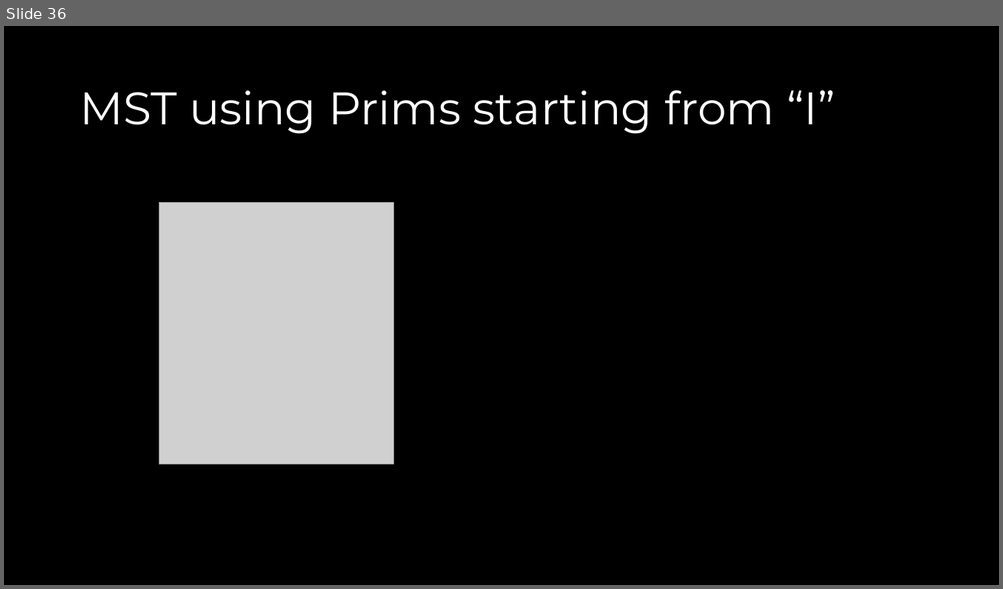
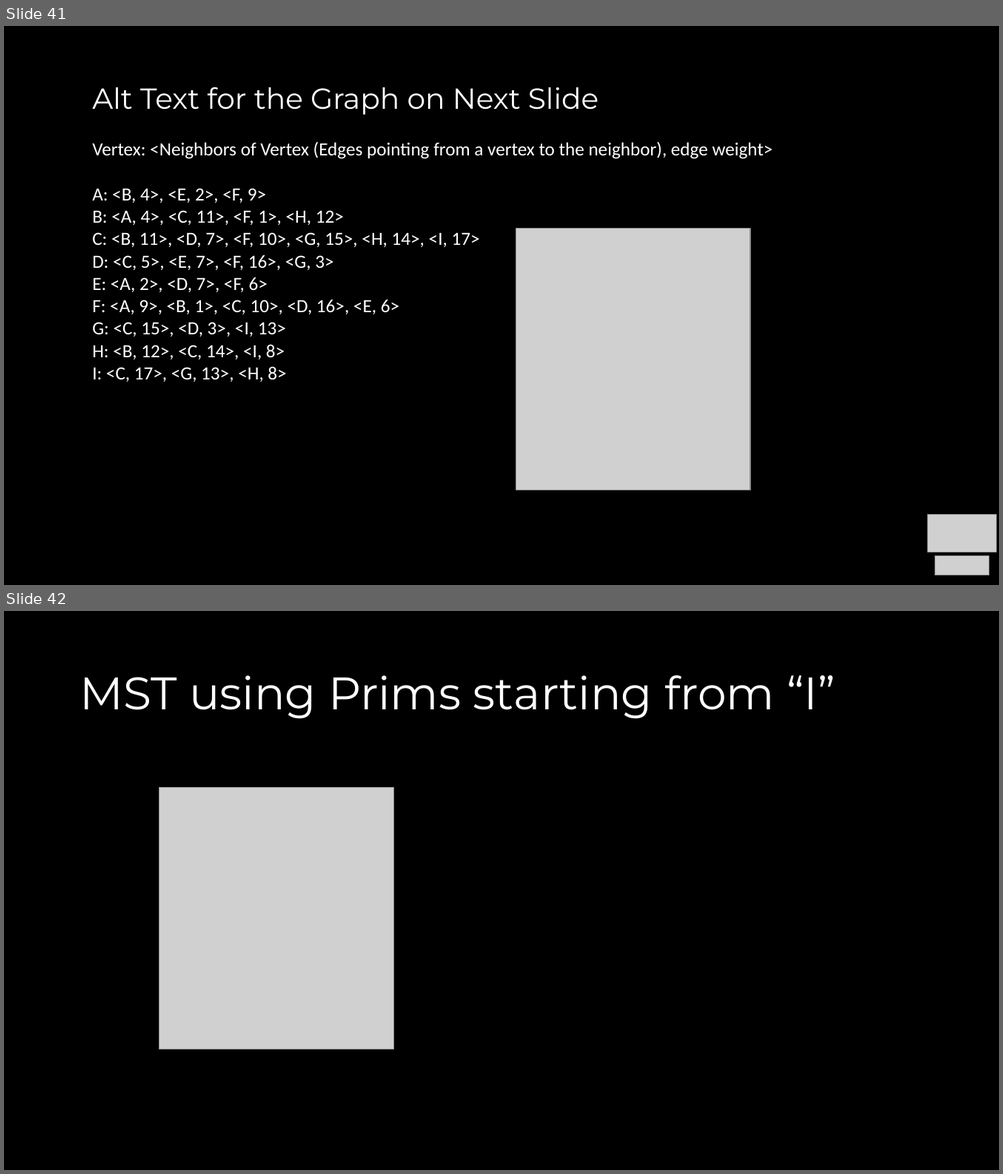
Before and after one commit to COP3530/Instructional-Content, a slide deck: Slides/Slides-PPT/Exam 2 - Review A.pptx. Shown one above the other, each under a label of ours: slide 36 before the commit, slides 41 and 42 after it. The pictures are 1003x589 and 1003x1174 pixels, drawn with LibreOffice and Linux fonts; fonts in the diff are those of the drawing; grey boxes stand for pictures. Boxes give left, top, right and bottom in pixels: in the first picture for what was removed or moved away, otherwise in the second. Text is boxed around its words. In the diff, an @@ line names an element or a change of style, - is before the commit and + after.

```diff
--- a/Slides/Slides-PPT/Exam 2 - Review A.pptx
+++ b/Slides/Slides-PPT/Exam 2 - Review A.pptx
@@ slide 41 added at [4, 26, 999, 585], background #000000 @@
@@ text added at [92, 87, 773, 382], 18 pt, text #FFFFFF @@
+Alt Text for the Graph on Next Slide
+Vertex: <Neighbors of Vertex (Edges pointing from a vertex to the neighbor), edge weight>
+A: <B, 4>, <E, 2>, <F, 9>
+B: <A, 4>, <C, 11>, <F, 1>, <H, 12>
+C: <B, 11>, <D, 7>, <F, 10>, <G, 15>, <H, 14>, <I, 17>
+D: <C, 5>, <E, 7>, <F, 16>, <G, 3>
+E: <A, 2>, <D, 7>, <F, 6>
+F: <A, 9>, <B, 1>, <C, 10>, <D, 16>, <E, 6>
+G: <C, 15>, <D, 3>, <I, 13>
+H: <B, 12>, <C, 14>, <I, 8>
+I: <C, 17>, <G, 13>, <H, 8>
@@ picture added at [516, 228, 750, 490] @@
@@ picture added at [928, 514, 996, 553] @@
@@ picture added at [934, 557, 989, 576] @@
@@ what was slide 36 is now slide 42 @@
```
Also in this commit, not shown: 10 slides changed, 7 other slides added, 1 other file.
